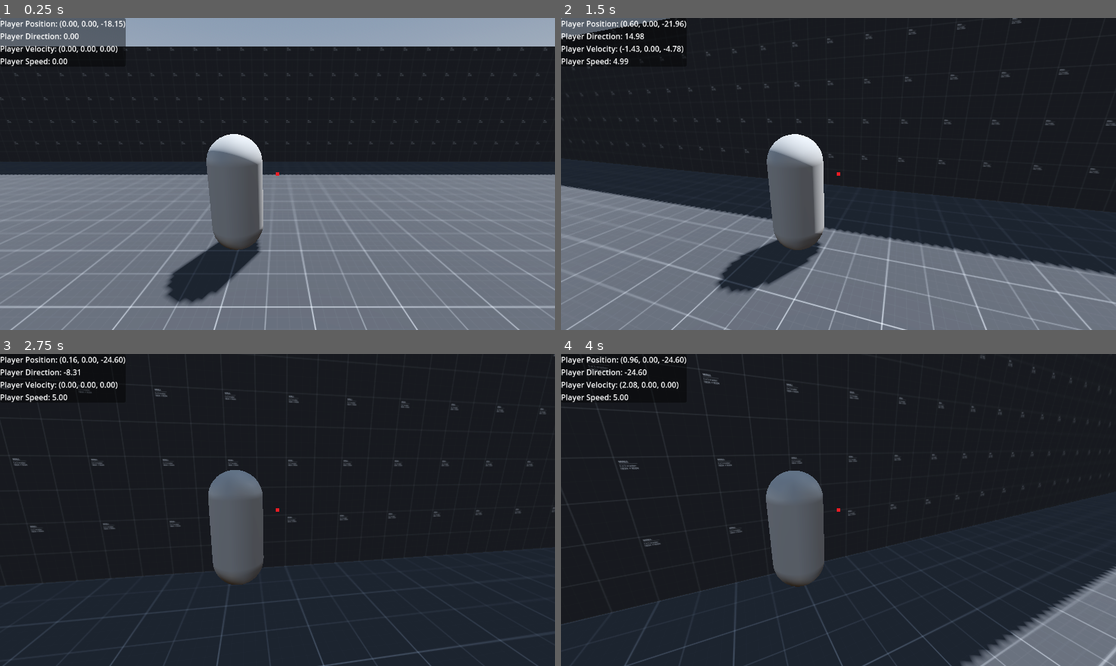
Above: before the commit, frames 1-4 (two rows, left to right).
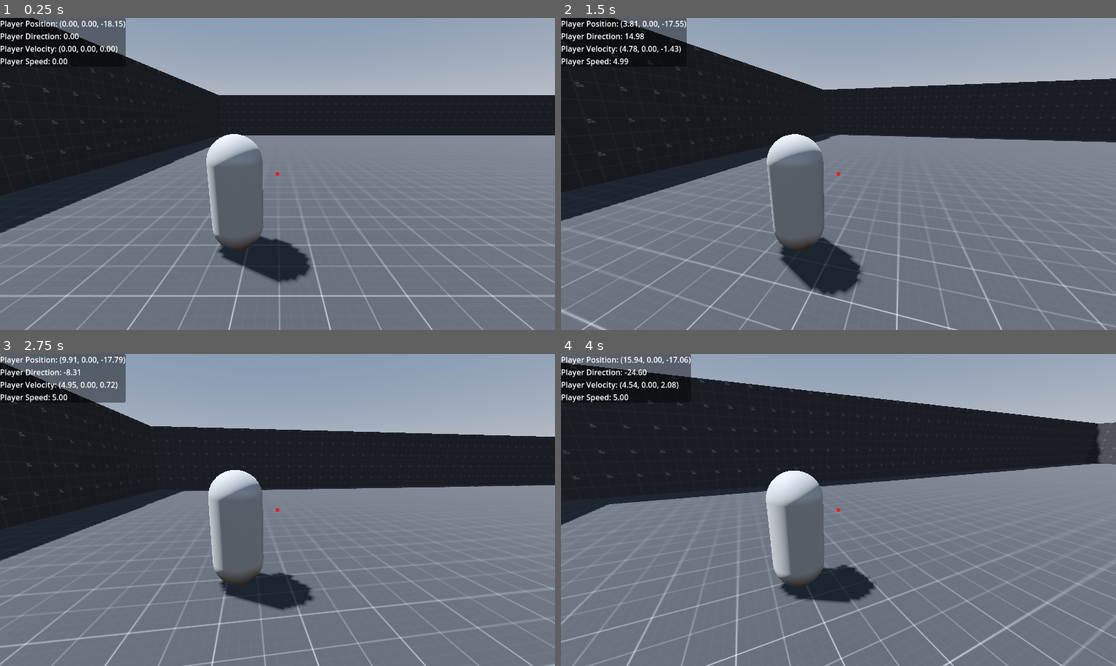
Above: after the commit, the same moments.

Repository: Zokerus/Tamera-Prototype
Game: Godot game, scene res://main.tscn
Two runs of this game, one before a commit and one after it. Both use one fixed random seed, a clock stepped at 60 frames per second and the inputs below.
Inputs (mouse positions are in pixels of both pictures, inside the frame that each line leads up to):
- Up to frame 1 (0.25 s): no input
- Up to frame 2 (1.5 s): tap Enter (ui_accept) at 0.5, 0.77 s; move the mouse to (866, 174) at 0.52 s; hold W (Forward) from 0.53 s (still down); move the mouse to (810, 174) at 1.27 s
- Up to frame 3 (2.75 s): keep holding W (Forward); tap Enter (ui_accept) at 1.52 s; move the mouse to (288, 503) at 2.02 s
- Up to frame 4 (4 s): keep holding W (Forward); move the mouse to (832, 516) at 2.77 s; tap Enter (ui_accept) at 3.02, 3.77 s; move the mouse to (877, 513) at 3.52 s

The runs differ from the first frame. In frame 1, 29% of the frame differs, in the area x 0-100%, y 0-100%; in frame 2, 46%; in frame 3, 72%; in frame 4, 65%.

Commit message:
fixed player rotation bug
when rotating the pl,ay in the editor, the player will turn in the wrong direction

Diff:
--- a/Character/Player/player.gd
+++ b/Character/Player/player.gd
@@ -41,7 +41,7 @@
 
 func CalculateMovement(delta: float) -> void:
 	var input_dir: Vector2 = Input.get_vector("Left", "Right", "Forward", "Backward")
-	movementDirection = (mainCamera.transform.basis * Vector3(input_dir.x, 0, input_dir.y)).normalized()
+	movementDirection = (mainCamera.global_transform.basis * Vector3(input_dir.x, 0, input_dir.y)).normalized()
 	if movementDirection != Vector3.ZERO:
-		self.rotation.y = lerp_angle(self.rotation.y, atan2(-movementDirection.x, -movementDirection.z), CHARACTER_ROTATION_RATE * delta)
+		self.global_rotation.y = lerp_angle(self.global_rotation.y, atan2(-movementDirection.x, -movementDirection.z), CHARACTER_ROTATION_RATE * delta)
 		lastMovementDirection = movementDirection
--- a/main.tscn
+++ b/main.tscn
@@ -10,4 +10,4 @@
 [node name="Test World" parent="." instance=ExtResource("1_41u7l")]
 
 [node name="PlayerController" parent="." instance=ExtResource("3_ys4vi")]
-transform = Transform3D(1, 0, 0, 0, 1, 0, 0, 0, 1, 0, 0, -18.1455)
+transform = Transform3D(-4.37114e-08, 0, -1, 0, 1, 0, 1, 0, -4.37114e-08, 0, 0, -18.1455)
